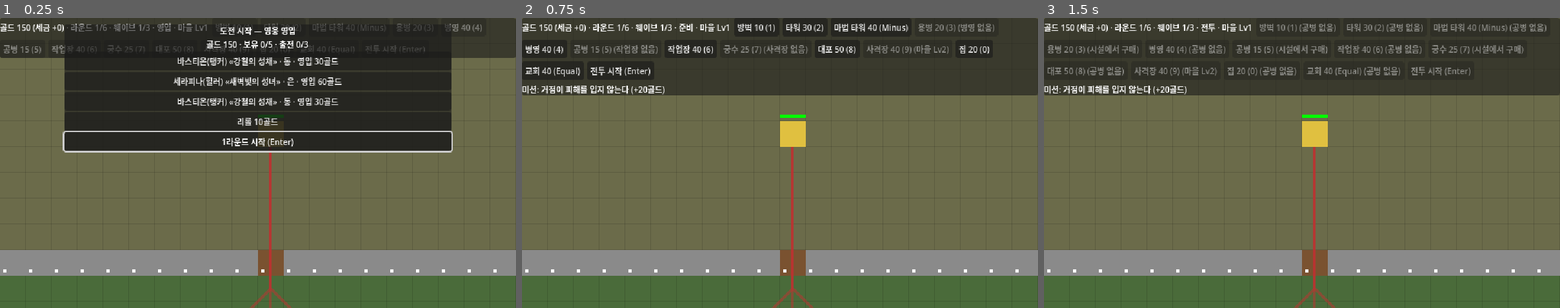
Above: before the commit, frames 1-3 (left to right).
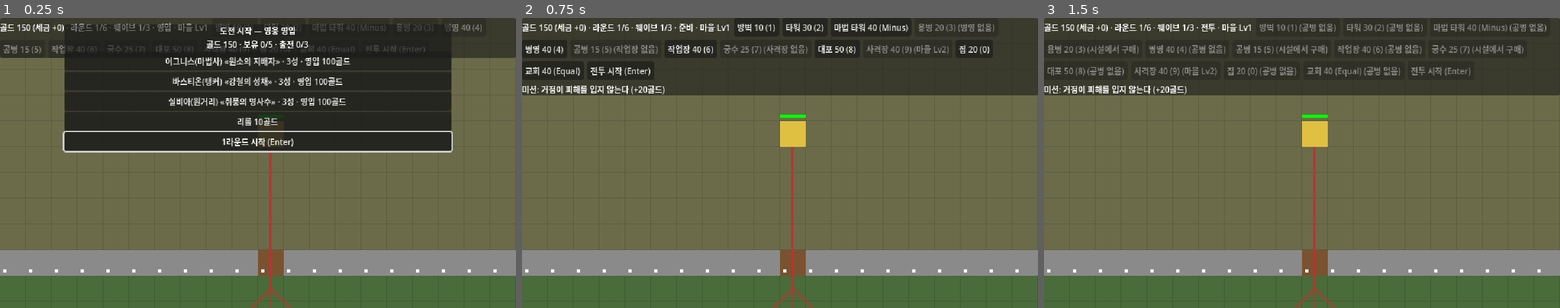
Above: after the commit, the same moments.

Repository: h102-log/td-proj
Game: Godot game, scene res://src/main.tscn
Two runs of this game, one before a commit and one after it. Both use one fixed random seed, a clock stepped at 60 frames per second and the inputs below.
Inputs:
- Up to frame 1 (0.25 s): no input
- Up to frame 2 (0.75 s): click "1라운드 시작 (Enter)" at 0.5 s
- Up to frame 3 (1.5 s): click "전투 시작 (Enter)" at 1.25 s

The runs differ from the first frame. In frame 1, 1.8% of the frame differs, in the area x 32-68%, y 13-31%; in frame 2, nothing differs; in frame 3, nothing differs.

Commit message:
영웅 등급을 1성·2성·3성으로 — 6명 모두 3성, 영입은 영웅이 있는 등급만(사용자 2026-10-19)
등급이 스킬 칸을 정한다: 1성 Q·W·E, 2성 +패시브, 3성 +R(S94·S145).
지금 6명은 모두 3성이고 1성·2성 영웅은 아직 없다(S157).
영입 등급표(60·30·10%, 30·60·100골드)는 그대로 두고, 영웅이 없는
등급은 빼고 남은 등급끼리 확률을 나눈다(I103) — 지금은 3성 100%.

평가 EV173·EV195~197·EV202·EV296의 측정·테스트를 고치고 근거 해시를 개정했다.
봇은 도전 시작 전 최소 예비만 남기게 고쳤다(안 그러면 영웅을 못 산다).

봇 패널: 시작 골드 150으로는 모든 봇이 1라운드에서 진다(점수 15.3).
시작 골드 220이면 점수 1.727 — S111 상향은 사용자 결정 대기
(insights/2026-10-19_hero_star_grades.md §4).

Co-Authored-By: Claude Opus 5.5 <noreply@anthropic.com>

Diff:
--- a/data/heroes/bastion.tres
+++ b/data/heroes/bastion.tres
@@ -5,7 +5,7 @@
 [resource]
 script = ExtResource("1_hero")
 title = "강철의 성채"
-grade = 1
+grade = 3
 hp = 100.0
 speed = 3.0
 damage = 3.0
--- a/data/heroes/seraphina.tres
+++ b/data/heroes/seraphina.tres
@@ -5,7 +5,7 @@
 [resource]
 script = ExtResource("1_hero")
 title = "새벽빛의 성녀"
-grade = 2
+grade = 3
 hp = 90.0
 speed = 3.0
 damage = 2.0
--- a/data/heroes/sylvia.tres
+++ b/data/heroes/sylvia.tres
@@ -5,7 +5,7 @@
 [resource]
 script = ExtResource("1_hero")
 title = "취풍의 명사수"
-grade = 1
+grade = 3
 hp = 70.0
 speed = 3.0
 damage = 3.0
--- a/data/heroes/vesper.tres
+++ b/data/heroes/vesper.tres
@@ -5,7 +5,7 @@
 [resource]
 script = ExtResource("1_hero")
 title = "그림자 역병의 설계자"
-grade = 2
+grade = 3
 hp = 90.0
 speed = 3.0
 damage = 3.0
--- a/src/data/hero_def.gd
+++ b/src/data/hero_def.gd
@@ -4,7 +4,7 @@
 # 기본 능력치는 S121 표, 패시브·오라·Q·W·E·R은 S97 표의 임시값이다. 스킬 칸마다 id가 battle.gd의 _cast_<id>를 고른다
 
 @export var title := ""  # 이명(S157). 영입 창에 이름과 함께 보인다
-@export var grade := 1  # 등급(S94): 1 동 · 2 은 · 3 금
+@export var grade := 1  # 등급(S94): 1성 Q·W·E · 2성 +패시브 · 3성 +R. 지금 6명은 모두 3성
 @export var hp := 0.0
 @export var radius := 0.3  # 몸 반지름(칸, I51)
 @export var speed := 0.0
--- a/src/data/hire_def.gd
+++ b/src/data/hire_def.gd
@@ -1,6 +1,6 @@
 class_name HireDef
 extends Resource
-# 영입소 수치(S123, I103). data/hire.tres. 등급마다 나뉜 값은 [동, 은, 금] 순서다(S94). 임시값이다
+# 영입소 수치(S123, I103). data/hire.tres. 등급마다 나뉜 값은 [1성, 2성, 3성] 순서다(S94). 임시값이다
 
 @export var slots := 0  # 목록 칸 수
 @export var odds := []  # 칸마다 그 등급이 나올 확률
--- a/src/sim/battle.gd
+++ b/src/sim/battle.gd
@@ -448,11 +448,12 @@
 func hiring_open() -> bool:
 	return state in ["hiring", "cleared"]
 
-# 목록을 모두 새로 뽑는다(I103): 칸마다 등급을 등장 확률로 고르고, 그 등급의 영웅 가운데 하나를 같은 확률로 고른다
+# 목록을 모두 새로 뽑는다(I103): 칸마다 영웅이 있는 등급만 등장 확률 비율대로 고르고, 그 등급의 영웅 가운데 하나를 같은 확률로 고른다
 func _draw_offers() -> void:
 	offers.clear()
+	var odds := PackedFloat32Array(range(HIRE.odds.size()).map(func(g): return HIRE.odds[g] if HERO_KINDS.values().any(func(s): return s.grade == g + 1) else 0.0))
 	for i in HIRE.slots:
-		var grade: int = _rng.rand_weighted(PackedFloat32Array(HIRE.odds)) + 1
+		var grade: int = _rng.rand_weighted(odds) + 1
 		var kinds := HERO_KINDS.keys().filter(func(k): return HERO_KINDS[k].grade == grade)
 		offers.append(kinds[_rng.randi_range(0, kinds.size() - 1)])
 
--- a/src/ui/hud.gd
+++ b/src/ui/hud.gd
@@ -13,7 +13,7 @@
 const NAMES := {"wall": "방벽", "tower": "타워", "magic": "마법 타워", "soldier": "용병", "barracks": "병영", "engineer": "공병", "workshop": "작업장", "archer": "궁수", "cannon": "대포", "archery": "사격장", "house": "집", "church": "교회"}
 const STATES := {"prep": "준비", "battle": "전투", "hiring": "영입", "cleared": "라운드 사이", "won": "승리", "lost": "패배"}
 const HEROES := {"bastion": "바스티온(탱커)", "sylvia": "실비아(원거리)", "seraphina": "세라피나(힐러)", "vesper": "베스퍼(디버퍼)", "ignis": "이그니스(마법사)", "chronos": "크로노스(버퍼)"}  # 이름(역할), S97·S157
-const GRADES := ["동", "은", "금"]  # S94
+const GRADES := ["1성", "2성", "3성"]  # S94
 const GAPS := {"none": " (공병 없음)", "far": " (닿는 공병 없음)"}  # 공병 지시를 맡을 공병이 없는 이유(I128)
 
 var battle
--- a/tests/eval/gd/heroes.gd
+++ b/tests/eval/gd/heroes.gd
@@ -21,8 +21,8 @@
 	"chronos": ["", ["haste", "stride"], [["overcharge", "ally", 4, 35], ["rewind", "ally", 14, 70], ["golden_law", "self", 20, 60], ["time_warp", "point", 70, 180]]],
 }
 const S121 := {  # 등급, 체력, 공격력, 사거리, 공격 간격, 속도
-	"bastion": [1, 100, 3, 1.5, 1.0, 3], "sylvia": [1, 70, 3, 4, 1.0, 3], "seraphina": [2, 90, 2, 3, 1.0, 3],
-	"vesper": [2, 90, 3, 3.5, 1.0, 3], "ignis": [3, 90, 5, 4, 1.2, 3], "chronos": [3, 110, 4, 3, 1.0, 3],
+	"bastion": [3, 100, 3, 1.5, 1.0, 3], "sylvia": [3, 70, 3, 4, 1.0, 3], "seraphina": [3, 90, 2, 3, 1.0, 3],
+	"vesper": [3, 90, 3, 3.5, 1.0, 3], "ignis": [3, 90, 5, 4, 1.2, 3], "chronos": [3, 110, 4, 3, 1.0, 3],
 }
 
 func _hero(kind: String, cell: Vector2i) -> Dictionary:
--- a/tests/eval/gd/hire.gd
+++ b/tests/eval/gd/hire.gd
@@ -1,7 +1,7 @@
 extends "res://tests/eval/gd/lib.gd"
 # WBS 3.5 영입소(S122~S124·I103~I109). lib.gd·rounds.gd·heroes.gd 머리의 계약에 더하는 API:
 #   stage 키 hero_cells: [칸, …] — 출전 칸(I107) · seed: int — 영입소 난수 씨앗. 같은 씨앗이면 같은 목록이 나온다
-#   res://data/hire.tres — slots · odds([동, 은, 금]) · cost([동, 은, 금]) · reroll · cap · lineup (S123). Battle.HIRE가 이 Resource다
+#   res://data/hire.tres — slots · odds([1성, 2성, 3성]) · cost([1성, 2성, 3성]) · reroll · cap · lineup (S123). Battle.HIRE가 이 Resource다
 #   state "hiring" — 도전 시작 전 영입 창(S122). Battle.begin_hiring() — 1라운드 웨이브 1의 준비 단계(restart 직후)에서 연다
 #   Battle.next_round() -> bool — 영입 창이나 라운드 사이에서 출전 목록을 전장에 반영하고 1라운드나 다음 라운드의 첫 준비 단계로 간다
 #   Battle.offers — 목록(칸마다 영웅 종류, 영입한 칸은 ""). 평가가 바꿔 넣을 수 있다 · Battle.roster — 보유 영웅(영입 순서)
@@ -97,33 +97,37 @@
 		ok = ok and is_equal_approx(r.odds[i], odds[i]) and r.cost[i] == cost[i]
 	return check(ok, "칸 %s · 등장 확률 %s · 영입 비용 %s · 리롤 %s · 보유 상한 %s · 출전 %s" % [r.slots, r.odds, r.cost, r.reroll, r.cap, r.lineup])
 
-# EV195 · S123: 리롤마다 골드가 리롤 비용만큼 줄고, 등급 비율이 등장 확률과 맞는다
-func ev195():
-	var b = _hiring()
-	var g0: int = b.gold
-	var seen := _sample(b, 6000)
-	var total := 0
+# 리롤을 n번 해 나온 칸의 등급별 수([1성, 2성, 3성])
+func _by_grade(b, n: int) -> Array:
+	var seen := _sample(b, n)
 	var by := [0, 0, 0]
 	for k in seen:
 		by[b.HERO_KINDS[k].grade - 1] += seen[k]
-		total += seen[k]
-	if b.gold != g0 - 6000 * b.HIRE.reroll or total != 6000 * b.HIRE.slots:
-		return "골드 %d → %d, 뽑힌 칸 %d" % [g0, b.gold, total]
-	for i in 3:
-		if absf(float(by[i]) / total - b.HIRE.odds[i]) > 0.015:
-			return "등급 비율 %s (등장 확률 %s)" % [by.map(func(x): return float(x) / total), b.HIRE.odds]
-	return ""
-
-# EV196 · I103: 등급마다 두 영웅이 같은 확률로 나오고, 같은 영웅을 여럿 보유할 수 있다
+	return by
+
+# EV195 · S123: 리롤마다 골드가 리롤 비용만큼 줄고, 영웅이 3성뿐이라 모든 칸이 3성이다
+func ev195():
+	var b = _hiring()
+	var g0: int = b.gold
+	var by := _by_grade(b, 6000)
+	if b.gold != g0 - 6000 * b.HIRE.reroll:
+		return "골드 %d → %d" % [g0, b.gold]
+	return check(by == [0, 0, 6000 * b.HIRE.slots], "등급별 칸 수 %s([0, 0, %d]여야 한다)" % [by, 6000 * b.HIRE.slots])
+
+# EV196 · I103: 영웅이 없는 등급은 빼고 남은 등급끼리 확률 비율대로, 등급 안에서는 같은 확률로 나오고, 같은 영웅을 여럿 보유할 수 있다
 func ev196():
 	var b = _hiring()
 	var seen := _sample(b, 6000)
-	for g in [1, 2, 3]:
-		var kinds: Array = b.HERO_KINDS.keys().filter(func(k): return b.HERO_KINDS[k].grade == g)
-		var n: int = kinds.reduce(func(s, k): return s + seen.get(k, 0), 0)
-		for k in kinds:
-			if n == 0 or absf(float(seen.get(k, 0)) / n - 0.5) > 0.05:
-				return "%d등급 %s: %d / %d (0.5여야 한다)" % [g, k, seen.get(k, 0), n]
+	var n: int = 6000 * b.HIRE.slots
+	for k in b.HERO_KINDS:
+		if absf(float(seen.get(k, 0)) / n - 1.0 / 6) > 0.02:
+			return "%s: %d / %d (1/6이어야 한다)" % [k, seen.get(k, 0), n]
+	var m = _hiring()
+	m.HERO_KINDS.bastion.grade = 1
+	m.HERO_KINDS.sylvia.grade = 1
+	var by := _by_grade(m, 6000)
+	if by[1] != 0 or absf(float(by[0]) / n - 0.6 / 0.7) > 0.015:
+		return "바스티온·실비아만 1성일 때 등급별 칸 수 %s(1성 %.3f여야 한다)" % [by, 0.6 / 0.7]
 	var d = _hiring()
 	d.offers = ["bastion", "bastion", "bastion"]
 	var a = d.hire(0)
@@ -133,12 +137,12 @@
 
 # EV197 · S123: 영입하면 등급의 영입 비용만큼 골드가 줄고, 출전은 3명·보유는 5명까지다
 func ev197():
-	var b = _hiring({"gold": 200})
+	var b = _hiring({"gold": 300})
 	b.offers = ["bastion", "seraphina", "chronos"]
 	var k = b.hire(0)
 	var p = b.hire(1)
 	var g = b.hire(2)
-	if k == null or p == null or g == null or b.gold != 200 - _cost(b, k) - _cost(b, p) - _cost(b, g):
+	if k == null or p == null or g == null or b.gold != 300 - _cost(b, k) - _cost(b, p) - _cost(b, g):
 		return "셋을 영입하지 못했거나 골드가 %d다" % b.gold
 	if b.lineup != [k, p, g]:
 		return "출전 목록이 %s다(영입한 셋이어야 한다)" % [b.lineup.map(func(h): return h.kind)]
@@ -252,6 +256,7 @@
 		return "출전 칸이 %s다" % [cells]
 	var b = _main()
 	b.begin_hiring()
+	b.gold = BIG  # 시작 골드(150)로는 3성(100골드)을 하나만 영입한다
 	b.offers = ["bastion", "sylvia", "bastion"]
 	var team := [b.hire(0), b.hire(1), b.hire(2)]
 	b.next_round()
--- a/tests/eval/gd/kits.gd
+++ b/tests/eval/gd/kits.gd
@@ -843,10 +843,10 @@
 	b.damage(wall, 1000.0)
 	return check(b.build("wall", c) == null and wall.hp == hp0 and wall.alive, "짓기 거부 %s · 깎이지 않음 %s" % [b.build("wall", c) == null, wall.hp == hp0])
 
-# EV296 · S157: data/heroes의 영웅과 등급은 bastion·sylvia(동), seraphina·vesper(은), ignis·chronos(금)이고 이명이 기획서와 같다
+# EV296 · S157: data/heroes의 영웅 6명은 모두 3성이고 이명이 기획서와 같다
 func ev296():
 	var kinds: Dictionary = battle().HERO_KINDS
-	var want := {"bastion": [1, "강철의 성채"], "sylvia": [1, "취풍의 명사수"], "seraphina": [2, "새벽빛의 성녀"], "vesper": [2, "그림자 역병의 설계자"], "ignis": [3, "원소의 지배자"], "chronos": [3, "시계탑의 지휘관"]}
+	var want := {"bastion": [3, "강철의 성채"], "sylvia": [3, "취풍의 명사수"], "seraphina": [3, "새벽빛의 성녀"], "vesper": [3, "그림자 역병의 설계자"], "ignis": [3, "원소의 지배자"], "chronos": [3, "시계탑의 지휘관"]}
 	var got := {}
 	for k in kinds:
 		got[k] = [kinds[k].grade, kinds[k].title]
--- a/tools/balance/autoplay.gd
+++ b/tools/balance/autoplay.gd
@@ -332,7 +332,8 @@
 			if k == "":
 				continue
 			var g: int = b.HERO_KINDS[k].grade
-			var keep: float = maxf(bot.hire_reserve, b.gold * bot.hire_keep)
+			# 도전 시작 전에는 최소 예비만 남긴다. 3성(100골드)뿐이라 시작 골드 150의 절반을 남기면 아무도 못 산다(2026-10-19)
+			var keep: float = bot.hire_reserve if first else maxf(bot.hire_reserve, b.gold * bot.hire_keep)
 			if first and g > bot.hire_first_grade:
 				continue
 			if b.gold - hire.cost[g - 1] >= keep and g > best_grade:
Not shown, changed: .specgate-eval.lock
Not shown, changed: EVAL.md
Not shown, changed: SPEC.md
Not shown, added: insights/2026-10-19_hero_star_grades.md
Not shown, changed: insights/README.md
Not shown, changed: tools/balance/sweep.py
